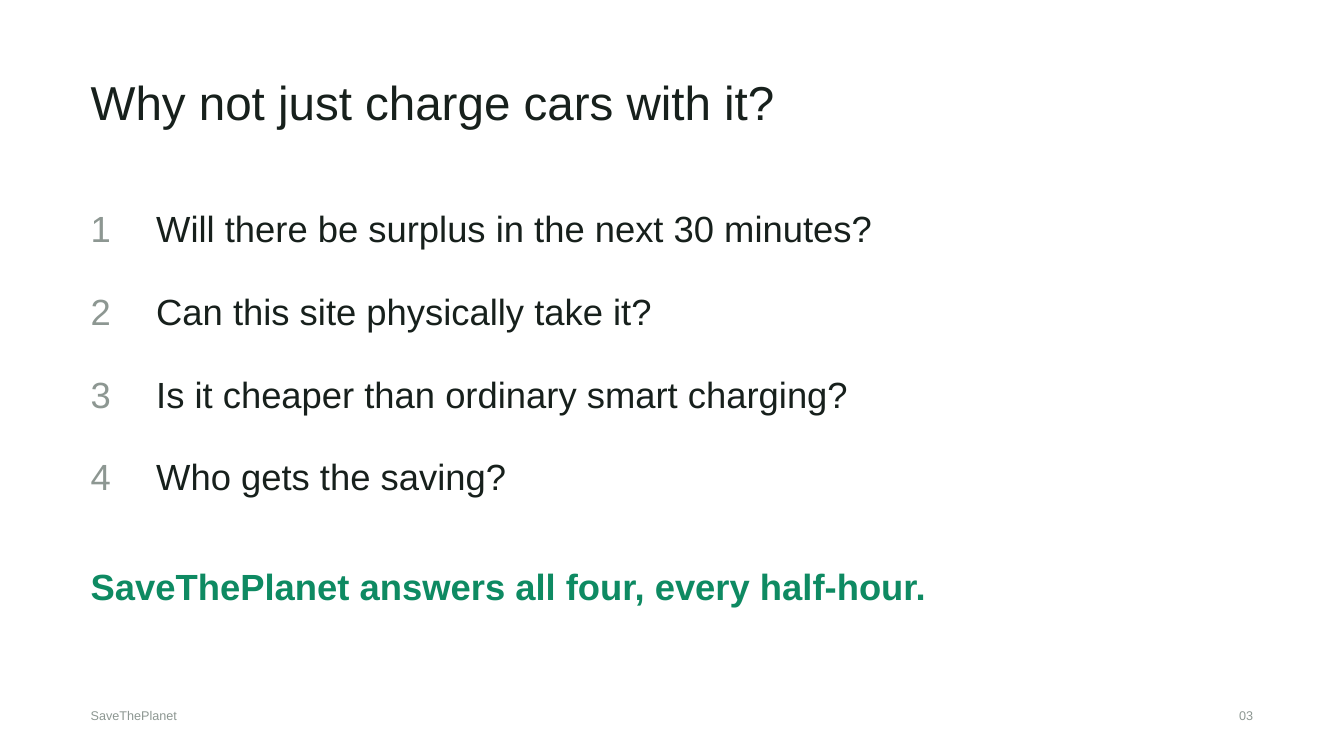
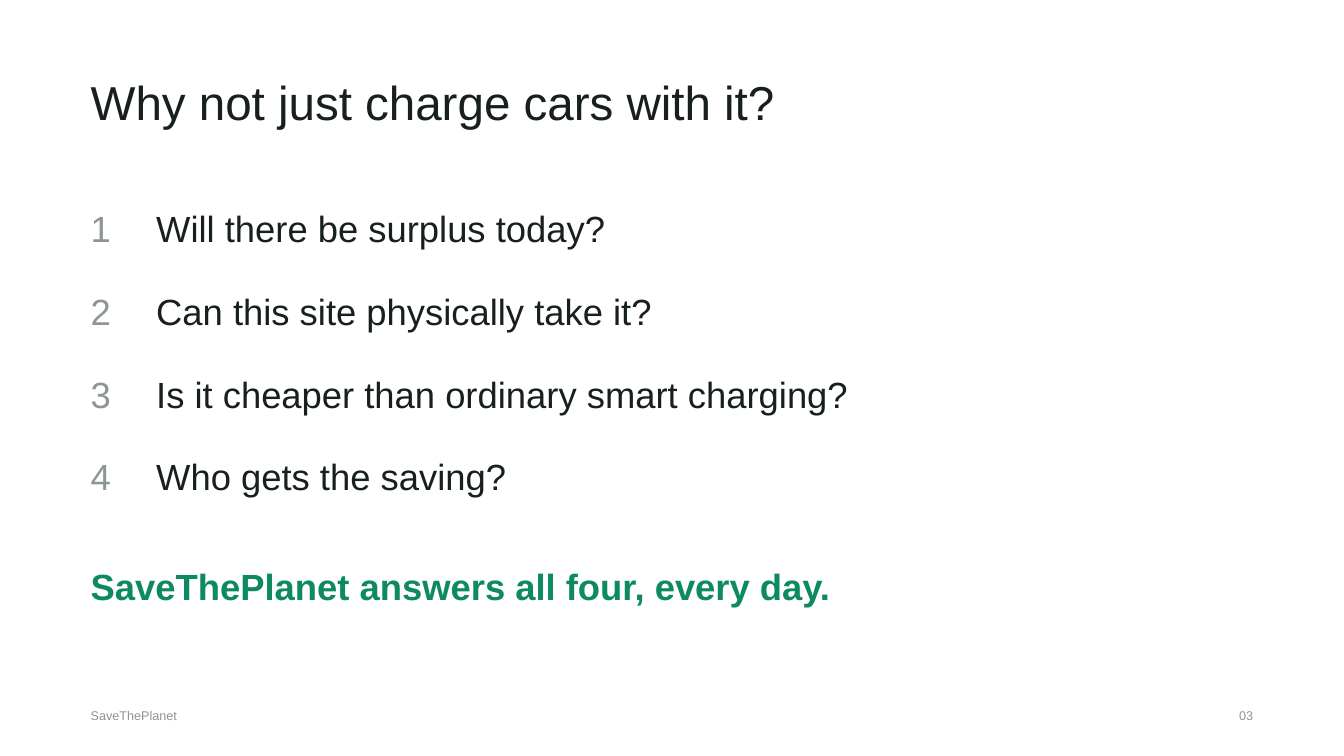
Before and after one commit to MarcoLadeira/SaveThePlanet, a slide deck: slide 3 of docs/demo/SaveThePlanet-pitch.pptx. Drawn at 1344x756 pixels with LibreOffice and Linux fonts; fonts in the diff are those of the drawing. Boxes give left, top, right and bottom in pixels: in the first picture for what was removed or moved away, otherwise in the second. Text is boxed around its words. In the diff, an @@ line names an element or a change of style, - is before the commit and + after.

```diff
--- a/docs/demo/SaveThePlanet-pitch.pptx
+++ b/docs/demo/SaveThePlanet-pitch.pptx
@@ text at box(156, 215, 605, 250): text changed @@
-Will there be surplus in the next 30 minutes?
+Will there be surplus today?
@@ text at box(91, 573, 830, 608): text changed @@
-SaveThePlanet answers all four, every half-hour.
+SaveThePlanet answers all four, every day.
```
Also in this commit, not shown: 4 other slides changed, 4 other files.
